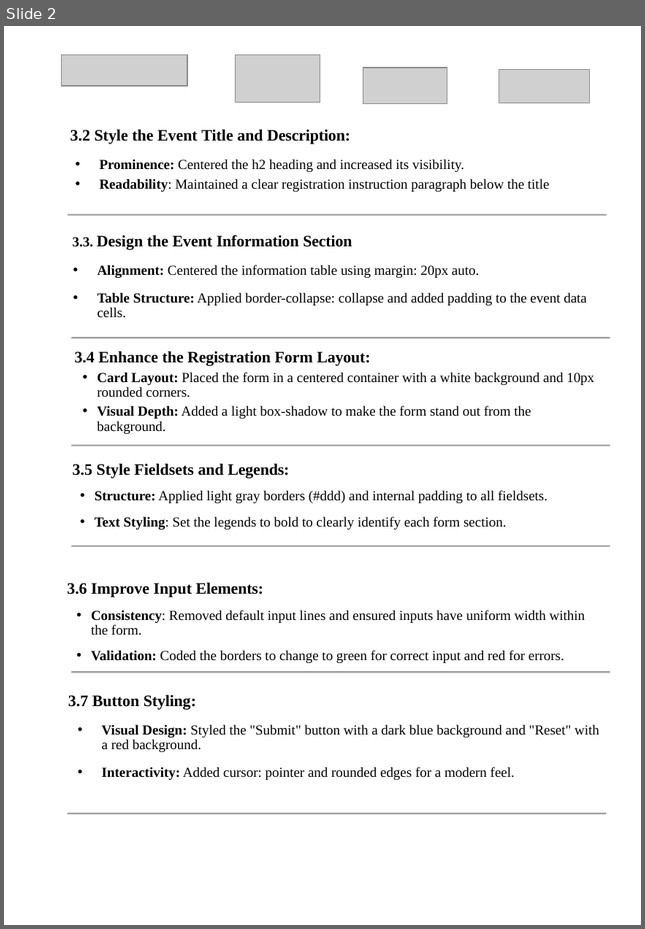
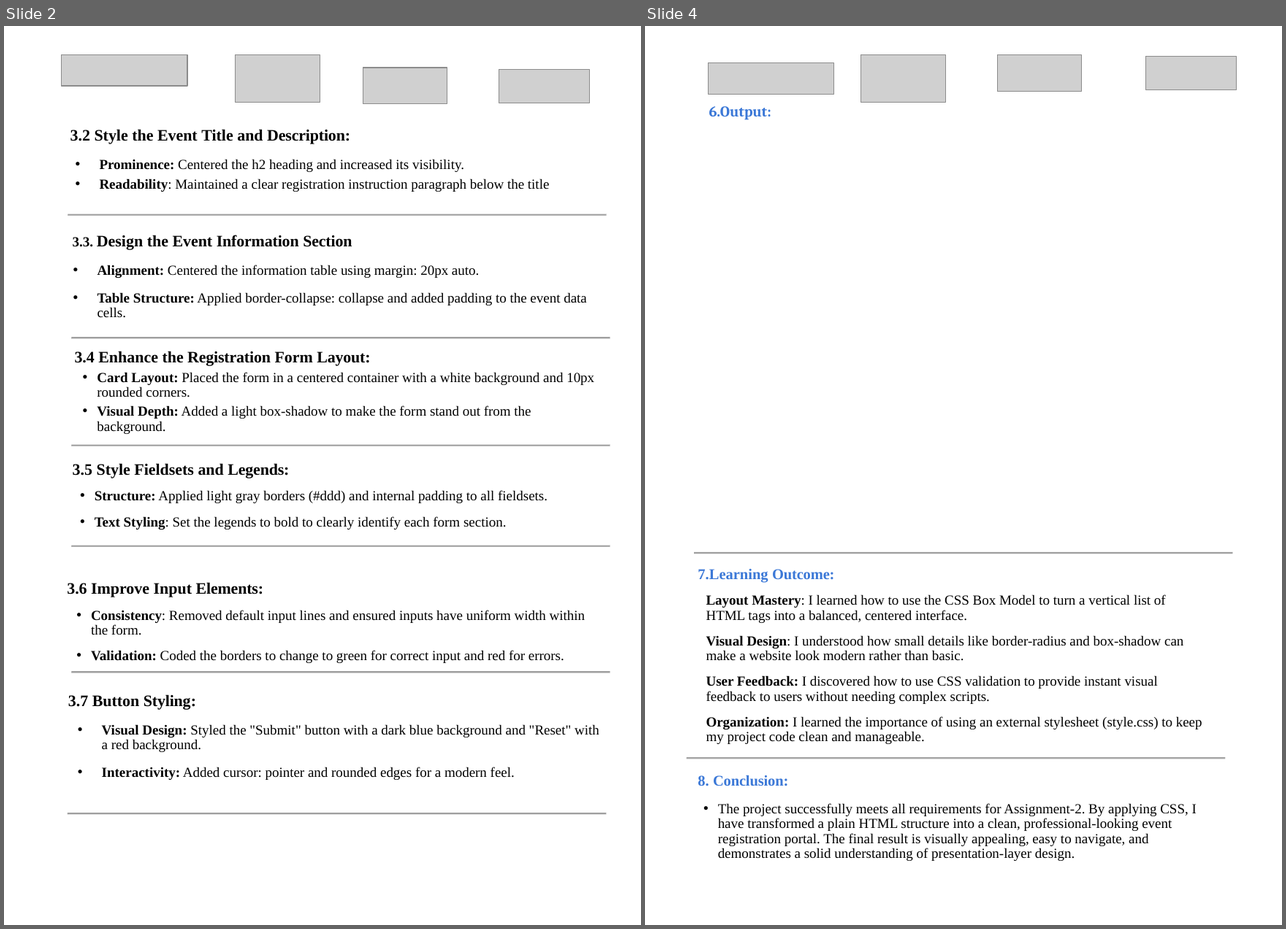
Before and after one commit to mr-heain/event-registration, a slide deck: ppt/FE Assignment template- 2.pptx. Shown side by side, each under a label of ours: slide 2 before the commit, slides 2 and 4 after it; the slides between them are not shown. The pictures are 645x929 and 1286x929 pixels, drawn with LibreOffice and Linux fonts; fonts in the diff are those of the drawing; grey boxes stand for pictures. Boxes give left, top, right and bottom in pixels: in the first picture for what was removed or moved away, otherwise in the second. Text is boxed around its words. In the diff, an @@ line names an element or a change of style, - is before the commit and + after.

Commit message:
almost completed template 2 filename and screenshot remaining

```diff
--- a/ppt/FE Assignment template- 2.pptx
+++ b/ppt/FE Assignment template- 2.pptx
@@ slide 4 added at [645,26,1282,925], background #FFFFFF @@
@@ picture added at [708,63,834,94] @@
@@ picture added at [861,54,946,102] @@
@@ picture added at [997,54,1081,90] @@
@@ picture added at [1146,56,1236,90] @@
@@ text added at [709,106,771,120], 14 pt, text #3B78D7, bold @@
+6.Output:
@@ group added at [694,552,1233,555]: 6 freeform shapes @@
@@ text added at [698,569,1202,744], 13 pt, text #000000 @@
+7.Learning Outcome:
+Layout Mastery: I learned how to use the CSS Box Model to turn a vertical list of HTML tags into a balanced, centered interface.
+Visual Design: I understood how small details like border-radius and box-shadow can make a website look modern rather than basic.
+User Feedback: I discovered how to use CSS validation to provide instant visual feedback to users without needing complex scripts.
+Organization: I learned the importance of using an external stylesheet (style.css) to keep my project code clean and manageable.
@@ group added at [687,758,1225,760]: 6 freeform shapes @@
@@ text added at [698,776,1196,861], 13 pt, text #000000 @@
+8. Conclusion:
+• The project successfully meets all requirements for Assignment-2. By applying CSS, I have transformed a plain HTML structure into a clean, professional-looking event registration portal. The final result is visually appealing, easy to navigate, and demonstrates a solid understanding of presentation-layer design.
```
Also in this commit, not shown: 1 slide changed, 1 other slide added, 2 slides removed.
